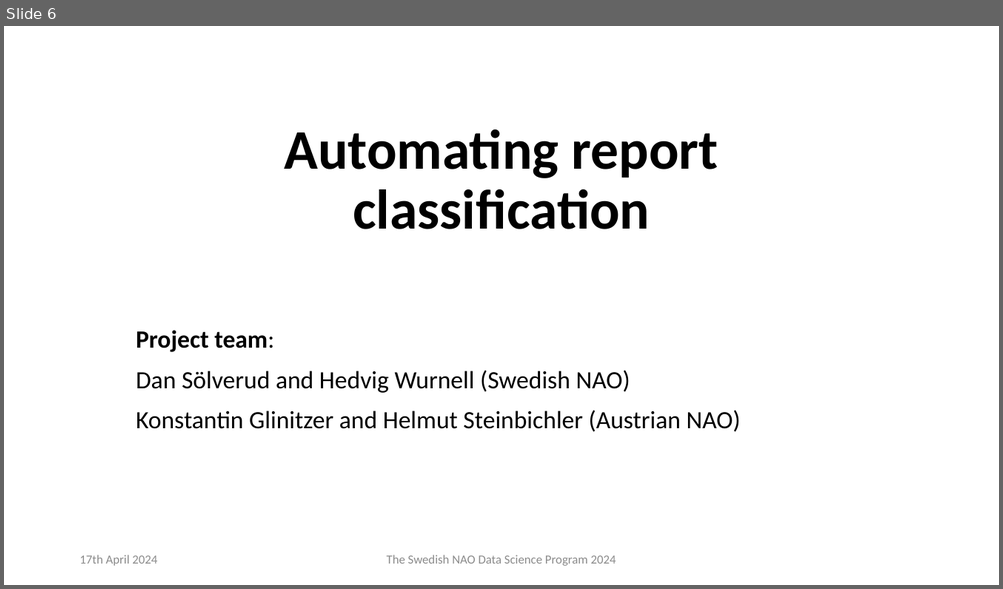
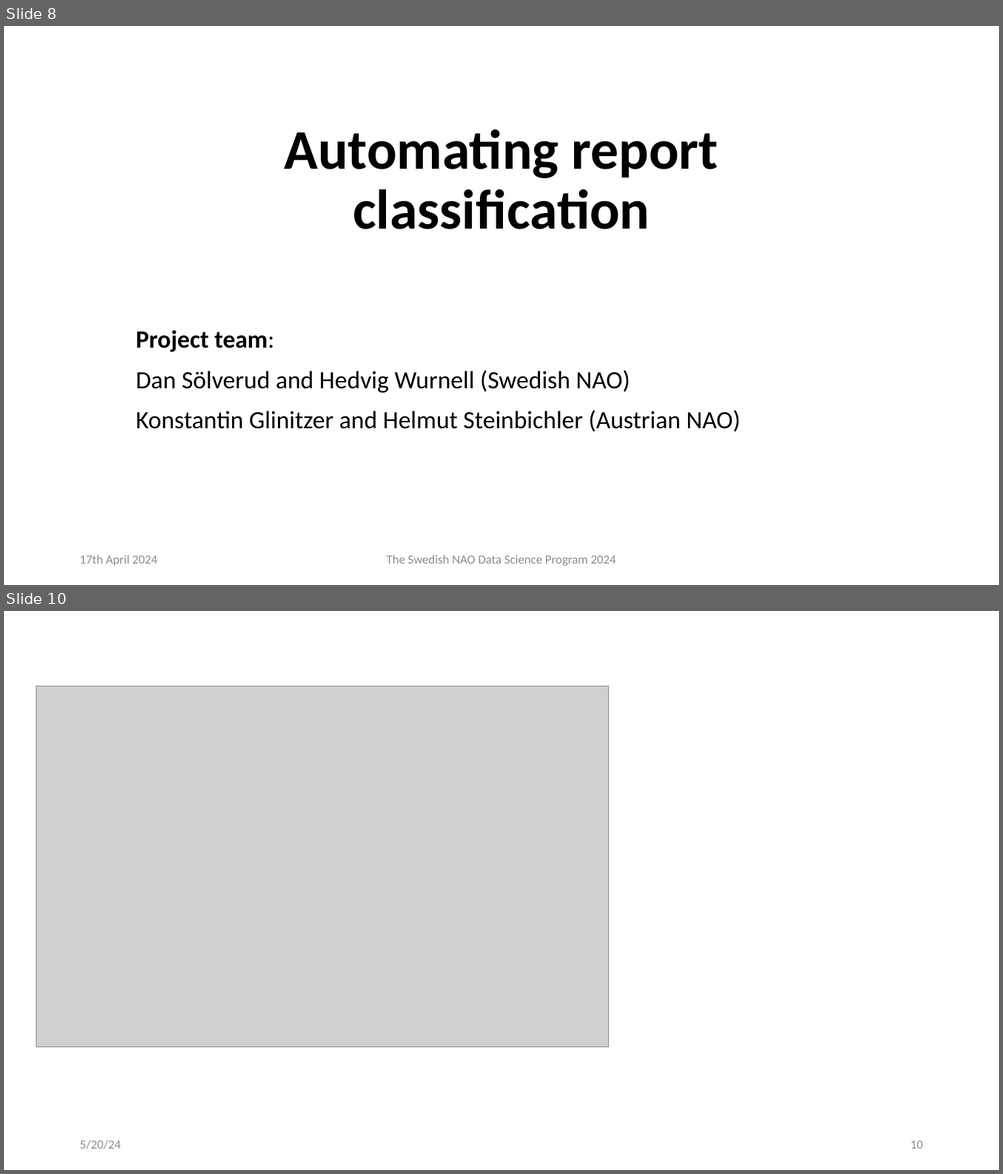
Before and after one commit to alexjungaalto/alexjungaalto.github.io, a slide deck: swenao24/Day1_MLMethods.pptx. Shown one above the other, each under a label of ours: slide 6 before the commit, slides 8 and 10 after it; the slides between them are not shown. The pictures are 1003x589 and 1003x1174 pixels, drawn with LibreOffice and Linux fonts; fonts in the diff are those of the drawing; grey boxes stand for pictures. Boxes give left, top, right and bottom in pixels: in the first picture for what was removed or moved away, otherwise in the second. Text is boxed around its words. In the diff, an @@ line names an element or a change of style, - is before the commit and + after.

```diff
--- a/swenao24/Day1_MLMethods.pptx
+++ b/swenao24/Day1_MLMethods.pptx
@@ slide 10 added at [4,611,999,1170], background #FFFFFF @@
@@ picture added at [36,686,609,1048] @@
@@ text added at [79,1140,120,1150], 12 pt, text #8C8C8C @@
+5/20/24
@@ page number added at [910,1141,922,1149], 12 pt, text #8C8C8C @@
+10
@@ what was slide 6 is now slide 8 @@
```
Also in this commit, not shown: 4 slides changed, 7 other slides added, 12 other files.
